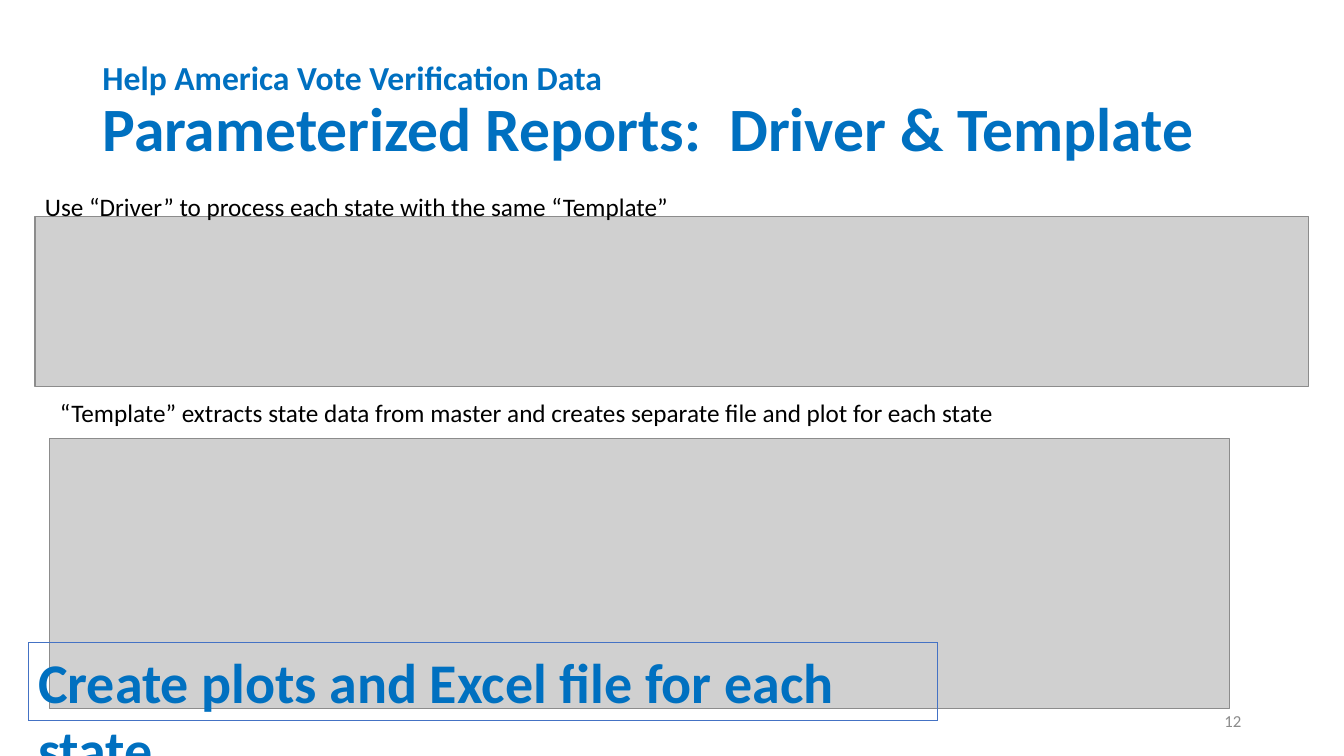
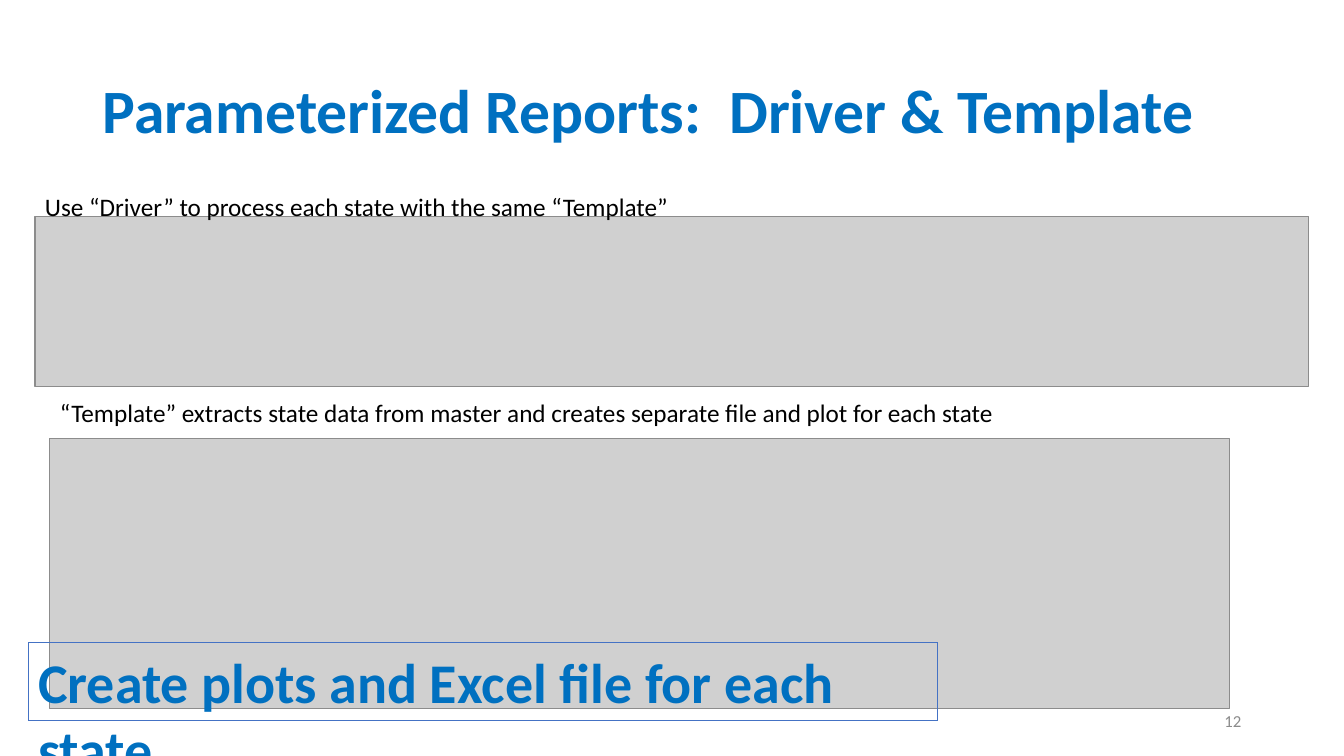
Before and after one commit to EarlGlynn/HAVV-analysis, a slide deck: slide 12 of HAVV-Analysis-2024-07-23.pptx. Drawn at 1344x756 pixels with LibreOffice and Linux fonts; fonts in the diff are those of the drawing; grey boxes stand for pictures. Boxes give left, top, right and bottom in pixels: in the first picture for what was removed or moved away, otherwise in the second. Text is boxed around its words. In the diff, an @@ line names an element or a change of style, - is before the commit and + after.

```diff
--- a/HAVV-Analysis-2024-07-23.pptx
+++ b/HAVV-Analysis-2024-07-23.pptx
@@ title at (x1=102, y1=89, x2=1194, y2=143): text changed @@
-Help America Vote Verification Data
-Parameterized Reports: Driver & Template
+Parameterized Reports: Driver & Template
```
Also in this commit, not shown: 8 other slides changed, 1 other file.
